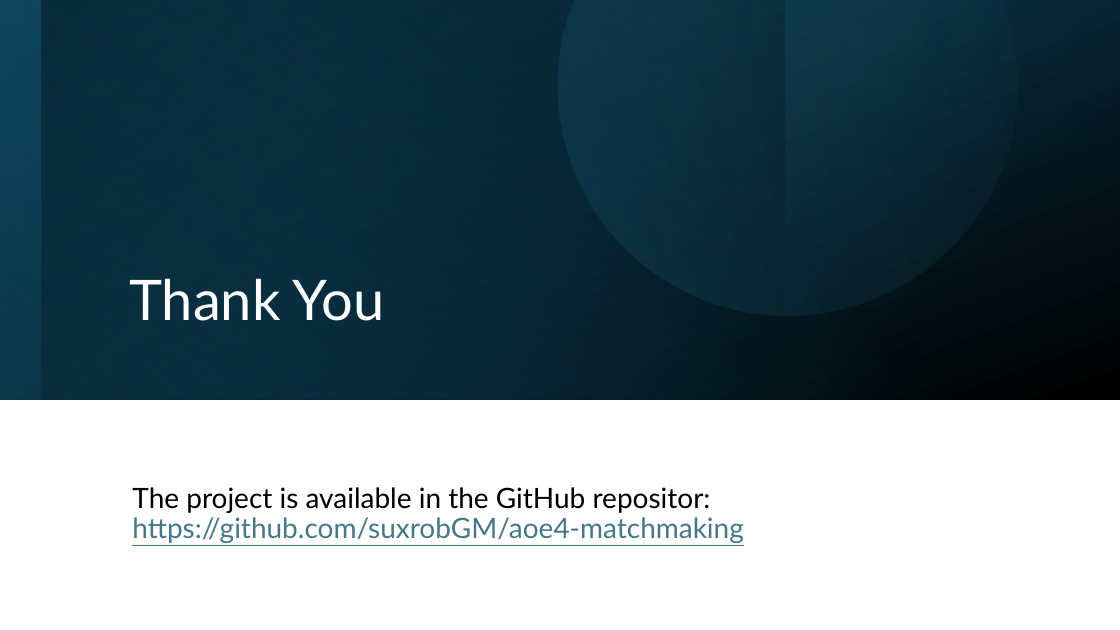
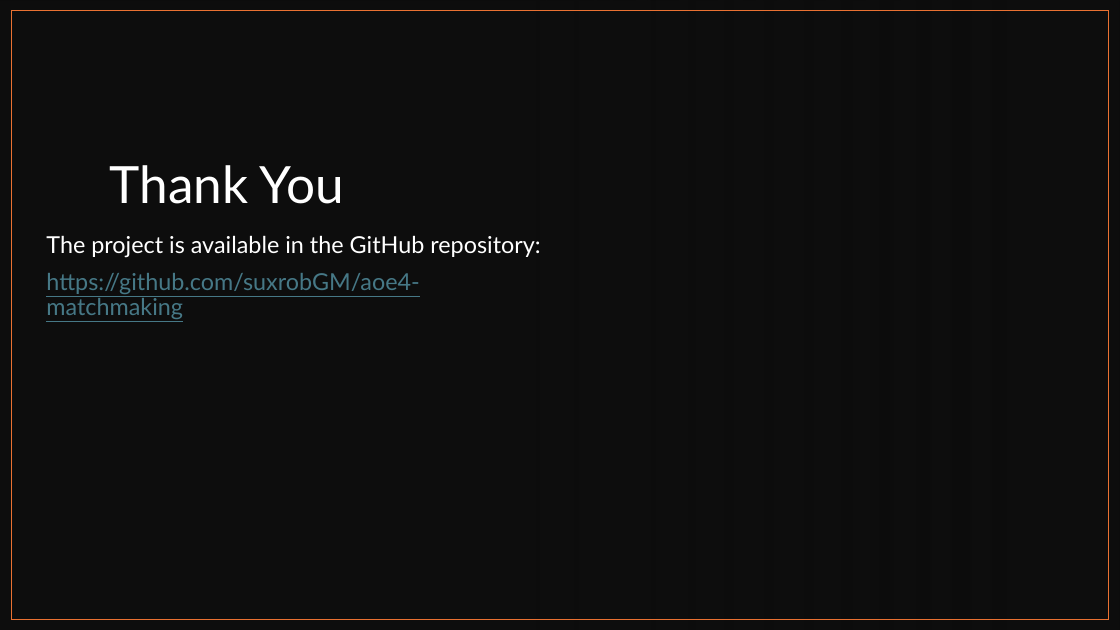
Before and after one commit to suxrobGM/aoe4-matchmaking, a slide deck: slide 10 of docs/AOE4 Matchmaking System.pptx. Drawn at 1120x630 pixels with LibreOffice and Linux fonts; fonts in the diff are those of the drawing; background and template pictures are left out. Boxes give left, top, right and bottom in pixels: in the first picture for what was removed or moved away, otherwise in the second. Text is boxed around its words. In the diff, an @@ line names an element or a change of style, - is before the commit and + after.

Commit message:
added project report

```diff
--- a/docs/AOE4 Matchmaking System.pptx
+++ b/docs/AOE4 Matchmaking System.pptx
@@ rectangle at <box>0,0,1120,630</box>: fill gradient #104862 to #000000 to #0D0D0D; rotation 180 to 0 degrees @@
@@ rectangle at <box>0,0,1120,630</box>: fill gradient #156082 to #104862 to gradient #0D0D0D; rotation 90 to 0 degrees @@
@@ rectangle removed at <box>0,0,785,400</box> @@
@@ rectangle at <box>12,11,1109,620</box>: fill gradient #156082 to #000000 to none; outline none to #E97132 1 pt; rotation 90 to 0 degrees @@
@@ freeform shape removed at <box>477,0,1074,397</box> @@
@@ title "Thank You": place and size @@
-title "Thank You" at <box>129,278,385,321</box>
+title "Thank You" at <box>110,165,344,204</box>
@@ title "Thank You" at <box>110,165,344,204</box>: size 48 to 44 pt @@
@@ text "The project is available in ..." at <box>46,235,540,319</box>: vertical alignment middle to top @@
@@ text at <box>46,235,540,319</box>: text changed; size 24 to 20 pt @@
-The project is available in the GitHub repositor: https://github.com/suxrobGM/aoe4-matchmaking
+The project is available in the GitHub repository:
+https://github.com/suxrobGM/aoe4-matchmaking
```
Also in this commit, not shown: 4 other slides changed, 3 other files.
